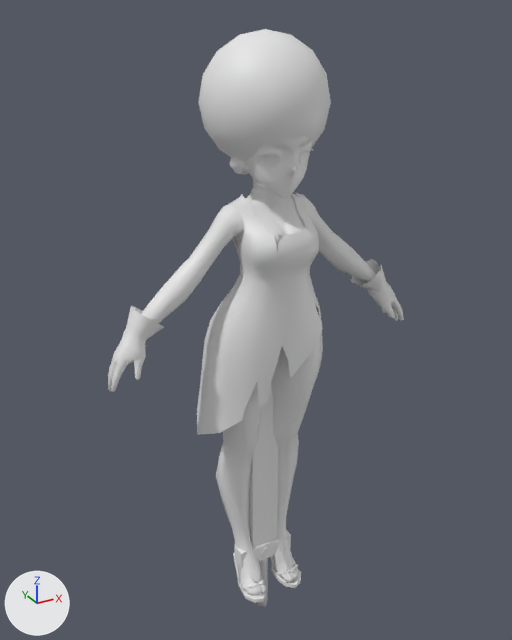
What one commit did to the FBX model project_1/Assets/Assets/girl.FBX.
Rendered twice from a 50 mm lens placed at (-0.858, -1.516, 1.633), pointed at (0.015, 0.072, 0.84). Arrows for +X, +Y and +Z are at lower left; the lights stay in place. Materials are left out; every surface is plain grey. Where no turn or scale is listed for an object, it has been applied to the vertices. Vertices at the same position are counted once.

Objects in the first picture: 'm_humanw_0000_face', 'm_humanw_0101_arm', 'm_humanw_0101_body', 'm_humanw_0101_leg', 'm_sword_0001'.
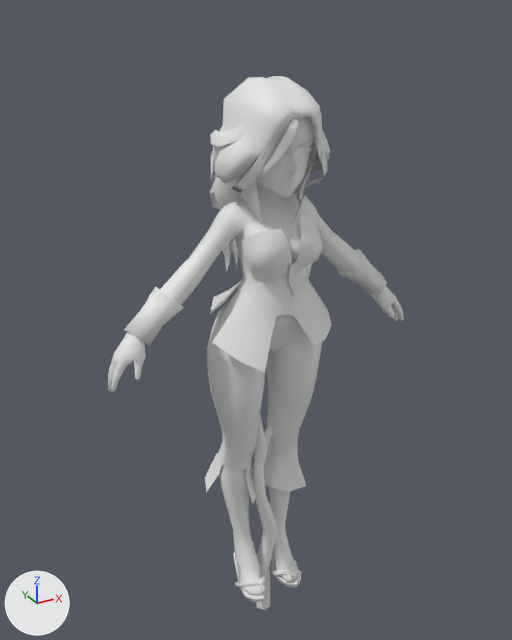
What differs and where, as boxes [x1, y1, x2, y2] in the pictures (512 x 640 px; the box of a moved part takes in the faces that stretch with it):
'm_humanw_0101_body', deleted: before [141, 177, 377, 435]
'm_humanw_0101_leg', reshaped: before [216, 331, 323, 603]; after [205, 299, 322, 602]
'm_humanw_0100_body', added: after [160, 182, 360, 372]
'm_humanw_0000_face', reshaped: before [198, 29, 331, 199]; after [256, 117, 314, 199]
'm_humanw_0000_hair', added: after [210, 76, 330, 271]
'm_humanw_0101_arm', reshaped (7% taller): before [108, 259, 404, 392]; after [108, 249, 404, 392]
'm_sword_0001', deleted: before [234, 385, 291, 607]
'm_sword_0000', added: after [254, 414, 279, 610]
part 1 of me_mesh_004, rebuilt: before [276, 564, 298, 575]; after [288, 561, 297, 572]
part 2 of me_mesh_004, rebuilt: before [241, 578, 264, 589]; after [235, 581, 260, 587]
part 3 of me_mesh_004, added: after [272, 568, 292, 575]
part 4 of me_mesh_004, added: after [258, 576, 265, 587]
part 5 of me_mesh_004, deleted: before [250, 569, 260, 582]
part 6 of me_mesh_004, moved or reshaped: before [216, 331, 323, 603]; after [205, 299, 322, 602]
part 7 of me_mesh_003, rebuilt: before [132, 306, 164, 327]; after [124, 287, 184, 345]
part 8 of me_mesh_003, rebuilt: before [351, 259, 381, 286]; after [336, 249, 387, 295]
part 9 of me_mesh_003, moved or reshaped: before [351, 259, 395, 313]; after [369, 285, 395, 313]
part 10 of me_mesh_003, moved or reshaped: before [113, 306, 164, 360]; after [113, 332, 146, 360]
part 11 of me_mesh_001, deleted: before [198, 29, 331, 162]

The change in detail:
me_mesh_001 has 441 vertices, 554 faces and spans x -0.157..0.157, y -0.157..0.157, z 1.221..1.591.
me_mesh_001 is used by ob_m_humanw_0000_face; location (0.0, 0.0, 0.0).
me_mesh_001 part 11: the loose piece of 114 vertices spanning x -0.157..0.157, y -0.157..0.157, z 1.277..1.591 is deleted.
me_mesh_003 is used by ob_m_humanw_0101_arm; location (0.0, 0.0, 0.0).
me_mesh_003 had 300 vertices, 542 faces and spanned x -0.444..0.444, y -0.074..0.036, z 0.782..0.98.
me_mesh_003 now has 292 vertices, 560 faces and spans x -0.444..0.444, y -0.074..0.042, z 0.782..1.023.
me_mesh_003 part 7: the loose piece of 18 vertices spanning x -0.383..-0.292, y -0.05..0.036, z 0.898..0.98 is rebuilt with 18 vertices and now spans x -0.388..-0.236, y -0.061..0.042, z 0.887..1.023.
me_mesh_003 part 8: the loose piece of 17 vertices spanning x 0.292..0.383, y -0.05..0.036, z 0.898..0.98 is rebuilt with 18 vertices and now spans x 0.236..0.388, y -0.061..0.042, z 0.887..1.023.
me_mesh_003 part 9: 2 vertices moved from x 0.351..0.389, y -0.045..-0.043, z 0.904..0.91 to x 0.351..0.381, y -0.042..-0.039, z 0.901..0.905; 25 vertices removed from x 0.292..0.411, y -0.051..0.036, z 0.804..0.98; 21 vertices added at x 0.3..0.412, y -0.039..0.026, z 0.803..0.97.
me_mesh_003 part 10: 2 vertices moved from x -0.389..-0.351, y -0.045..-0.043, z 0.904..0.91 to x -0.381..-0.351, y -0.042..-0.039, z 0.901..0.905; 25 vertices removed from x -0.396..-0.292, y -0.051..0.036, z 0.881..0.98; 20 vertices added at x -0.394..-0.3, y -0.039..0.026, z 0.882..0.97.
me_mesh_004 is used by ob_m_humanw_0101_leg; location (0.0, 0.0, 0.0).
me_mesh_004 had 554 vertices, 645 faces and spanned x -0.165..0.165, y -0.105..0.091, z -0.005..0.937.
me_mesh_004 now has 629 vertices, 682 faces and spans x -0.166..0.177, y -0.105..0.146, z -0.004..0.937.
me_mesh_004 part 1: the loose piece of 25 vertices spanning x 0.026..0.1, y -0.078..-0.03, z 0.008..0.041 is rebuilt with 28 vertices and now spans x 0.044..0.105, y -0.079..-0.006, z -0.002..0.046.
me_mesh_004 part 2: the loose piece of 25 vertices spanning x -0.1..-0.026, y -0.078..-0.03, z 0.008..0.041 is rebuilt with 28 vertices and now spans x -0.105..-0.044, y -0.079..-0.006, z -0.002..0.046.
me_mesh_004 part 3: a new loose piece of 40 vertices spanning x 0.019..0.062, y -0.086..-0.018, z 0.001..0.047.
me_mesh_004 part 4: a new loose piece of 40 vertices spanning x -0.062..-0.019, y -0.086..-0.018, z 0.001..0.047.
me_mesh_004 part 5: the loose piece of 10 vertices spanning x -0.072..-0.045, y -0.068..-0.046, z 0.037..0.081 is deleted.
me_mesh_004 part 6: 38 vertices moved within x -0.101..0.101, y -0.095..0.061, z -0.004..0.867; 435 vertices removed from x -0.165..0.165, y -0.105..0.091, z -0.005..0.935; 434 vertices added at x -0.166..0.177, y -0.105..0.146, z -0.004..0.899.
Mesh me_mesh_003_1 is new.
It has 475 vertices, 552 faces and spans x -0.335..0.335, y -0.161..0.111, z 0.809..1.274.
Mesh me_mesh_001_1 is new.
It has 55 vertices, 48 faces and spans x -0.042..0.057, y -0.039..0.028, z -0.145..0.646.
Mesh me_mesh_1 is new.
It has 473 vertices, 456 faces and spans x -0.145..0.145, y -0.167..0.211, z 0.948..1.491.
Object 'm_humanw_0101_body' (ob_m_humanw_0101_body) is deleted.
Object 'm_sword_0001' (ob_m_sword_0001) is deleted.
Object 'm_humanw_0100_body' (ob_m_humanw_0100_body) is new; it shows me_mesh_003_1.
Its location is (0.0, 0.0, 0.0).
Object 'm_sword_0000' (ob_m_sword_0000) is new; it shows me_mesh_001_1.
Its location is (0.0, 0.0, 0.0).
Object 'm_humanw_0000_hair' (ob_m_humanw_0000_hair) is new; it shows me_mesh_1.
Its location is (0.0, 0.0, 0.0).
